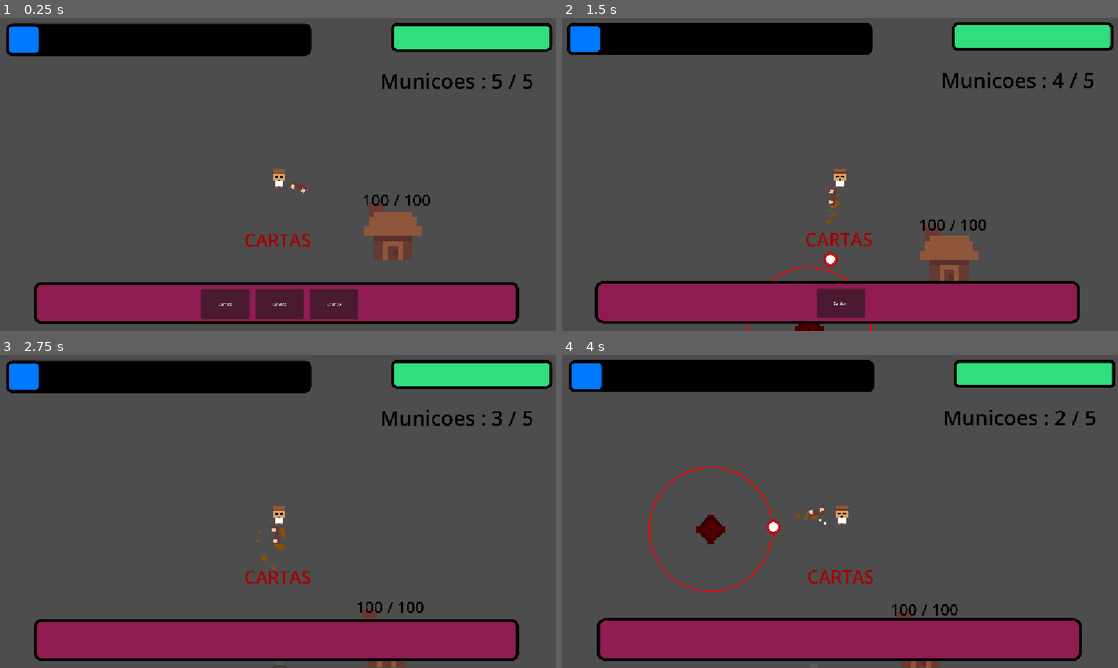
Above: before the commit, frames 1-4 (two rows, left to right).
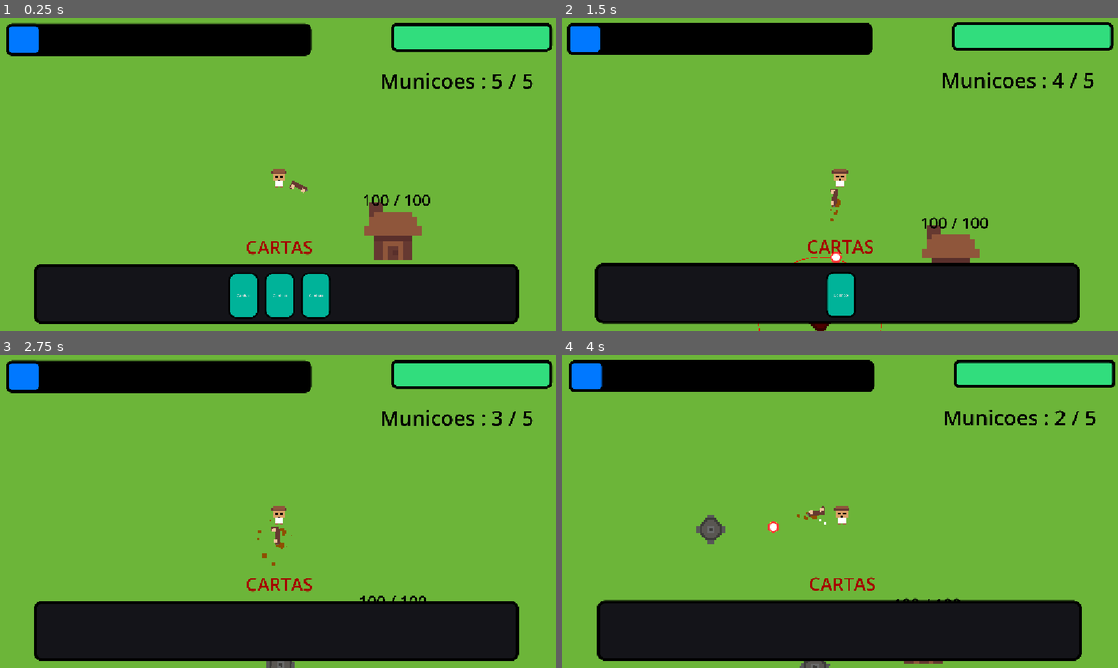
Above: after the commit, the same moments.

Repository: MaAraujooliveira/fusion-project
Game: Godot game, scene res://map/Mapa.tscn
Two runs of this game, one before a commit and one after it. Both use one fixed random seed, a clock stepped at 60 frames per second and the inputs below. The engine's default icon, where the game draws it, is replaced by a stand-in: a white triangle on a blue panel in a dark square.
Inputs (mouse positions are in pixels of both pictures, inside the frame that each line leads up to):
- Up to frame 1 (0.25 s): no input
- Up to frame 2 (1.5 s): click "Canhao" at 0.5 s; click "Canhao" at 1.25 s
- Up to frame 3 (2.75 s): click "Canhao" at 2 s
- Up to frame 4 (4 s): move the mouse to (840, 639) at 2.77 s; tap A (A) at 2.85 s; tap D (D) at 3.05, 3.6 s; move the mouse to (728, 527) at 3.52 s; click (728, 527) at 3.8 s

The runs differ from the first frame. In frame 1, 89% of the frame differs, in the area x 0-100%, y 0-100%; in frame 2, 90%; in frame 3, 90%; in frame 4, 90%.

Commit message:
game_fell

Diff:
--- a/fusionproject/Bala/bala.tscn
+++ b/fusionproject/Bala/bala.tscn
@@ -4,21 +4,21 @@
 [ext_resource type="Texture2D" uid="uid://cs2nf3rabirty" path="res://Bala/Bala.png" id="1_ugrv2"]
 
 [sub_resource type="CircleShape2D" id="CircleShape2D_kdvvt"]
-radius = 32.01562
+radius = 25.019993
 
 [node name="Bala" type="Area2D" unique_id=1562553599]
 script = ExtResource("1_kdvvt")
 
 [node name="Sprite2D" type="Sprite2D" parent="." unique_id=1052165493]
-scale = Vector2(4, 4)
+scale = Vector2(3, 3)
 texture = ExtResource("1_ugrv2")
 
 [node name="CollisionShape2D" type="CollisionShape2D" parent="." unique_id=1409253931]
 shape = SubResource("CircleShape2D_kdvvt")
 
 [node name="PointLight2D" type="PointLight2D" parent="." unique_id=474088018]
-scale = Vector2(4, 4)
-energy = 1.54
+scale = Vector2(3, 3)
+energy = 5.63
 blend_mode = 2
 texture = ExtResource("1_ugrv2")
 
--- a/fusionproject/Base/Base.tscn
+++ b/fusionproject/Base/Base.tscn
@@ -18,9 +18,9 @@
 scale = Vector2(20, 20)
 texture = ExtResource("1_6elwd")
 
-[node name="StaticBody2D" type="StaticBody2D" parent="." unique_id=238222262]
+[node name="StaticBody2D" type="StaticBody2D" parent="." unique_id=238222262 groups=["Base"]]
 
-[node name="Area2D" type="Area2D" parent="StaticBody2D" unique_id=1235499738]
+[node name="Area2D" type="Area2D" parent="StaticBody2D" unique_id=1235499738 groups=["Base"]]
 
 [node name="CollisionShape2D2" type="CollisionShape2D" parent="StaticBody2D/Area2D" unique_id=725855776]
 position = Vector2(-3.0000005, 67)
--- a/fusionproject/Base/base.gd
+++ b/fusionproject/Base/base.gd
@@ -9,7 +9,6 @@
 @export var spawn_time := 2.0
 
 var timer := 0.0
-
 
 func take_damage(amount):
 	hp -= amount
@@ -28,8 +27,11 @@
 func _on_area_2d_body_entered(body: Node2D) -> void:
 	if body.is_in_group("Enemy"):
 		var enemy_stats := body.get_node("EnemyStats") as EnemyStats
+
+		if enemy_stats:
+			take_damage(enemy_stats.damage)
+
 		body.queue_free()
-		take_damage(enemy_stats.damage)
 
 func spawn_coins():
 	for i in range(coin_amount):
@@ -39,3 +41,13 @@
 		var coin = coin_scene.instantiate()
 		get_tree().current_scene.add_child(coin)
 		coin.global_position = global_position + offset
+
+		# 💥 EFEITO BOUNCE
+		coin.scale = Vector2.ZERO
+
+		var tween = create_tween()
+		tween.tween_property(coin, "scale", Vector2(1.3, 1.3), 0.45)\
+			.set_trans(Tween.TRANS_BACK)\
+			.set_ease(Tween.EASE_OUT)
+
+		tween.tween_property(coin, "scale", Vector2(1, 1), 0.5)
--- a/fusionproject/Enemys/movement/EnemyMovement.tscn
+++ b/fusionproject/Enemys/movement/EnemyMovement.tscn
@@ -1,6 +1,6 @@
 [gd_scene format=3 uid="uid://c83kkchjj2s3q"]
 
-[ext_resource type="Script" uid="uid://bspnedj0cmotn" path="res://Enemys/movement/movement.gd" id="1_82hsd"]
+[ext_resource type="Script" uid="uid://bgx2rlllp2wf0" path="res://Enemys/movement/enemy_movement.gd" id="1_82hsd"]
 
 [node name="EnemyMovement" type="Node" unique_id=1551893523]
 script = ExtResource("1_82hsd")
--- /dev/null
+++ b/fusionproject/Enemys/movement/enemy_movement.gd
@@ -0,0 +1 @@
+extends enemyMovement
--- a/fusionproject/Enemys/movement/movement.gd
+++ b/fusionproject/Enemys/movement/movement.gd
@@ -12,13 +12,20 @@
 var target : Node2D
 
 
-func iniciar(b):
+func iniciar(b, multiplier):
 	base = b
+
+	stats.speed *= (1 + multiplier * 0.15)
+	stats.damage *= (1 + multiplier * 0.15)
+	stats.hp *= (1 + multiplier * 0.15)
+
+func _ready() -> void:
 	player = get_tree().get_first_node_in_group("Player")
 
 	# 🔥 escolhe alvo UMA VEZ
 	if randf() < 0.7:
-		target = base
+		if base:
+			target = base
 	else:
 		target = player
 
--- a/fusionproject/Powerups/Cards/Basecard.tscn
+++ b/fusionproject/Powerups/Cards/Basecard.tscn
@@ -2,7 +2,46 @@
 
 [ext_resource type="Script" uid="uid://bjvvj651bcksm" path="res://card.gd" id="1_hvaon"]
 
+[sub_resource type="StyleBoxFlat" id="StyleBoxFlat_hvaon"]
+bg_color = Color(0, 0.7019608, 0.6, 1)
+border_width_left = 7
+border_width_top = 7
+border_width_right = 7
+border_width_bottom = 7
+border_color = Color(0, 0, 0, 1)
+corner_radius_top_left = 32
+corner_radius_top_right = 32
+corner_radius_bottom_right = 32
+corner_radius_bottom_left = 32
+
+[sub_resource type="StyleBoxFlat" id="StyleBoxFlat_wocha"]
+bg_color = Color(0.21568628, 0.2901961, 0.6, 1)
+border_width_left = 7
+border_width_top = 7
+border_width_right = 7
+border_width_bottom = 7
+border_color = Color(0, 0, 0, 1)
+corner_radius_top_left = 32
+corner_radius_top_right = 32
+corner_radius_bottom_right = 32
+corner_radius_bottom_left = 32
+
+[sub_resource type="StyleBoxFlat" id="StyleBoxFlat_pxb0a"]
+bg_color = Color(0, 0.81960785, 0.6, 1)
+border_width_left = 7
+border_width_top = 7
+border_width_right = 7
+border_width_bottom = 7
+border_color = Color(0, 0, 0, 1)
+corner_radius_top_left = 32
+corner_radius_top_right = 32
+corner_radius_bottom_right = 32
+corner_radius_bottom_left = 32
+
 [node name="Card" type="Button" unique_id=474845275]
 offset_right = 91.0
 offset_bottom = 137.0
+theme_override_styles/normal = SubResource("StyleBoxFlat_hvaon")
+theme_override_styles/pressed = SubResource("StyleBoxFlat_wocha")
+theme_override_styles/hover = SubResource("StyleBoxFlat_pxb0a")
 script = ExtResource("1_hvaon")
--- a/fusionproject/Powerups/control.gd
+++ b/fusionproject/Powerups/control.gd
@@ -37,7 +37,7 @@
 	$Label.text = ""
 
 func aplicar_buff(buff):
-	cards.add_to_ui()
+	cards.add_to_ui(true)
 	buff.aplicar(player, player_stats)
 	visible = false
 	get_tree().paused = false
--- a/fusionproject/Tests.tscn
+++ /dev/null
@@ -1,25 +0,0 @@
-[gd_scene format=3 uid="uid://dw8cx41xlqoqs"]
-
-[ext_resource type="Texture2D" uid="uid://ckdclc3uh0jin" path="res://icon.svg" id="1_3y7as"]
-[ext_resource type="PackedScene" uid="uid://ivjq82cpujvb" path="res://player/Player.tscn" id="2_yh4gp"]
-[ext_resource type="PackedScene" uid="uid://cf4w6qciqplv1" path="res://Enemys/Zombie/Zombie.tscn" id="3_yh4gp"]
-[ext_resource type="PackedScene" uid="uid://c1gy802n2pqsr" path="res://Torretas/Canhao/Canhao.tscn" id="4_nxocu"]
-[ext_resource type="PackedScene" uid="uid://cg27w1tv1poxx" path="res://Base/Base.tscn" id="5_4knn7"]
-
-[node name="Node" type="Node" unique_id=1475491321]
-
-[node name="Sprite2D" type="Sprite2D" parent="." unique_id=2125294410]
-position = Vector2(376, 223)
-scale = Vector2(7.984375, 6.140625)
-texture = ExtResource("1_3y7as")
-
-[node name="Player" parent="." unique_id=1938843242 instance=ExtResource("2_yh4gp")]
-position = Vector2(832, 125)
-
-[node name="Zombie" parent="." unique_id=1260457694 instance=ExtResource("3_yh4gp")]
-
-[node name="Canhao" parent="." unique_id=1245487388 instance=ExtResource("4_nxocu")]
-position = Vector2(281, -179)
-
-[node name="Base" parent="." unique_id=1381480154 instance=ExtResource("5_4knn7")]
-position = Vector2(-183, 163)
--- a/fusionproject/Torretas/Canhao/Canhao.tscn
+++ b/fusionproject/Torretas/Canhao/Canhao.tscn
@@ -10,11 +10,11 @@
 [sub_resource type="CircleShape2D" id="CircleShape2D_gcbsp"]
 radius = 125.035995
 
-[node name="Canhao" type="Node2D" unique_id=1245487388 node_paths=PackedStringArray("stats", "distance", "weakpons")]
+[node name="Canhao" type="Node2D" unique_id=1245487388 node_paths=PackedStringArray("stats", "distance", "weapons")]
 script = ExtResource("1_8ybl1")
 stats = NodePath("TurretStats")
 distance = NodePath("GetEnemyDist2")
-weakpons = NodePath("TurretAttack")
+weapons = NodePath("TurretAttack")
 
 [node name="GetEnemyDist2" parent="." unique_id=1757186048 node_paths=PackedStringArray("turret", "turret_stats") instance=ExtResource("1_df650")]
 turret = NodePath("..")
@@ -40,5 +40,9 @@
 [node name="CollisionShape2D" type="CollisionShape2D" parent="Area2D" unique_id=1753751773]
 shape = SubResource("CircleShape2D_gcbsp")
 
+[connection signal="area_entered" from="Area2D" to="." method="_on_area_2d_area_entered"]
+[connection signal="area_exited" from="Area2D" to="." method="_on_area_2d_area_exited"]
+[connection signal="body_entered" from="Area2D" to="." method="_on_area_2d_body_entered"]
+[connection signal="body_exited" from="Area2D" to="." method="_on_area_2d_body_exited"]
 [connection signal="mouse_entered" from="Area2D" to="." method="_on_area_2d_mouse_entered"]
 [connection signal="mouse_exited" from="Area2D" to="." method="_on_area_2d_mouse_exited"]
--- a/fusionproject/Torretas/Canhao/canhao.gd
+++ b/fusionproject/Torretas/Canhao/canhao.gd
@@ -2,33 +2,59 @@
 
 @export var stats : TurretStats
 @export var distance : EnemyFinder
-@export var weakpons : WeakponsTurret
+@export var weapons : WeakponsTurret
+@export var cards : Cards_manager
 
 var on_mouse := false
 var on_spawned := false
+var can_place_here := true
+var areas_dentro := 0
 
 func seguir_mouse():
 	if not on_spawned:
 		global_position = get_global_mouse_position()
-	if Input.is_action_just_pressed("PlaceTower"):
-		global_position = global_position
-		on_spawned = true
+		if areas_dentro == 0:
+			$Sprite2D.modulate = Color(1.0, 1.0, 1.0, 0.502)
+
+		if Input.is_action_just_pressed("PlaceTower") and can_place_here:
+			on_spawned = true
+			$Sprite2D.modulate = Color(1.0, 1.0, 1.0, 1.0)
+
 func _process(delta: float) -> void:
 	seguir_mouse()
-	if not on_spawned:return
+
+	if not on_spawned:
+		return
+
 	var target = distance.find_target()
+
+	# desenhar range quando mouse estiver em cima
 	if on_mouse:
 		queue_redraw()
-	weakpons.timer_arma += delta
-	if weakpons.timer_arma >= weakpons.cooldown:
+
+	# controle de tiro
+	weapons.timer_arma += delta
+	if weapons.timer_arma >= weapons.cooldown:
 		if target:
 			var final_dir = (target.global_position - global_position).normalized()
-			weakpons.atirar(final_dir, 1)
+			weapons.atirar(final_dir, 1)
+			weapons.timer_arma = 0
+
+	# rotacionar pra mirar
 	if target:
 		look_at(target.global_position)
 
+	# deletar torre
 	if Input.is_action_just_pressed("escluirTurret") and on_mouse:
+		cards.add_to_ui(false)
 		queue_free()
+
+
+	# feedback visual de posicionamento
+	if not can_place_here and not on_spawned:
+		$Sprite2D.modulate = Color(1, 0, 0, 0.5)
+	elif not on_spawned:
+		$Sprite2D.modulate = Color(1, 1, 1, 1)
 
 func _draw():
 	if not on_mouse:
@@ -39,16 +65,36 @@
 		stats.range,
 		0,
 		TAU,
-		512,
+		64,
 		Color.RED,
-		5
+		3
 	)
 
 func _on_area_2d_mouse_entered() -> void:
+	if not on_spawned:
+		return
+
 	on_mouse = true
 	$Sprite2D.modulate = Color(0.863, 0.0, 0.0, 1.0)
 
 func _on_area_2d_mouse_exited() -> void:
+	if not on_spawned:
+		return
+
 	on_mouse = false
 	$Sprite2D.modulate = Color(1.0, 1.0, 1.0, 1.0)
 	queue_redraw()
+
+func _on_area_2d_body_entered(body: Node2D) -> void:
+	if body.is_in_group("Base"):
+		$Sprite2D.modulate = Color(0.0, 0.0, 0.0, 0.722)
+		areas_dentro += 1
+		can_place_here = false
+
+
+func _on_area_2d_body_exited(body: Node2D) -> void:
+	if body.is_in_group("Base"):
+		$Sprite2D.modulate = Color(1.0, 1.0, 1.0, 0.502)
+		areas_dentro -= 1
+		if areas_dentro <= 0:
+			can_place_here = true
--- a/fusionproject/card.gd
+++ b/fusionproject/card.gd
@@ -1,12 +1,15 @@
 extends Button
 class_name CardButton
+
+@export var cards : Cards_manager
 
 var build_scene : PackedScene
 var can_use := true
 
-func iniciar(Name, build: PackedScene):
+func iniciar(Name, build: PackedScene,c:Cards_manager):
 	text = Name
 	build_scene = build
+	cards = c
 
 	pressed.connect(_on_pressed)
 
@@ -19,6 +22,7 @@
 func aplicar_build():
 	if build_scene:
 		var build = build_scene.instantiate()
+		build.cards = cards
 		get_tree().current_scene.add_child(build)
 
 	queue_free()
--- a/fusionproject/map/Mapa.tscn
+++ b/fusionproject/map/Mapa.tscn
@@ -4,14 +4,72 @@
 [ext_resource type="PackedScene" uid="uid://cg27w1tv1poxx" path="res://Base/Base.tscn" id="2_e6yns"]
 [ext_resource type="PackedScene" uid="uid://cf4w6qciqplv1" path="res://Enemys/Zombie/Zombie.tscn" id="2_r70gt"]
 [ext_resource type="PackedScene" uid="uid://ivjq82cpujvb" path="res://player/Player.tscn" id="4_r70gt"]
+[ext_resource type="Texture2D" uid="uid://ckdclc3uh0jin" path="res://icon.svg" id="5_6gih8"]
+[ext_resource type="Texture2D" uid="uid://bxghif8olbwrq" path="res://map/Grama.png" id="6_don1c"]
+
+[sub_resource type="RectangleShape2D" id="RectangleShape2D_don1c"]
+size = Vector2(4675, 31991)
+
+[sub_resource type="RectangleShape2D" id="RectangleShape2D_2vbhl"]
+size = Vector2(44475.5, 3673)
 
 [node name="Mapa" type="Node" unique_id=230410568 node_paths=PackedStringArray("player")]
 script = ExtResource("1_tmbt0")
 enemy_scene = ExtResource("2_r70gt")
 player = NodePath("Player")
-spawn_cooldown = 1.0
+spawn_cooldown = 2.5
+spawn_radius = 1000.0
+min_spawn_radius = 750.0
 
 [node name="Base" parent="." unique_id=1381480154 instance=ExtResource("2_e6yns")]
 position = Vector2(477, 194)
 
 [node name="Player" parent="." unique_id=1938843242 instance=ExtResource("4_r70gt")]
+
+[node name="Parede" type="StaticBody2D" parent="." unique_id=1768837275]
+
+[node name="CollisionShape2D" type="CollisionShape2D" parent="Parede" unique_id=1518671449]
+position = Vector2(-20401, 113.5)
+shape = SubResource("RectangleShape2D_don1c")
+
+[node name="CollisionShape2D2" type="CollisionShape2D" parent="Parede" unique_id=239222709]
+position = Vector2(19528, 61)
+shape = SubResource("RectangleShape2D_don1c")
+
+[node name="CollisionShape2D3" type="CollisionShape2D" parent="Parede" unique_id=1669017843]
+position = Vector2(56, -14137)
+shape = SubResource("RectangleShape2D_2vbhl")
+
+[node name="CollisionShape2D4" type="CollisionShape2D" parent="Parede" unique_id=258171495]
+position = Vector2(0, 14436)
+shape = SubResource("RectangleShape2D_2vbhl")
+
+[node name="Sprite2D" type="Sprite2D" parent="Parede" unique_id=1896036404]
+modulate = Color(0, 0, 0, 1)
+position = Vector2(-26626, -883.001)
+scale = Vector2(133.47266, 460.27344)
+texture = ExtResource("5_6gih8")
+
+[node name="Sprite2D2" type="Sprite2D" parent="Parede" unique_id=375195221]
+modulate = Color(0, 0, 0, 1)
+position = Vector2(25470, -243.00003)
+scale = Vector2(133.47266, 460.27344)
+texture = ExtResource("5_6gih8")
+
+[node name="Sprite2D3" type="Sprite2D" parent="Parede" unique_id=1360259767]
+modulate = Color(0, 0, 0, 1)
+position = Vector2(681.50195, 20488.25)
+scale = Vector2(532.6954, 124.34765)
+texture = ExtResource("5_6gih8")
+
+[node name="Sprite2D4" type="Sprite2D" parent="Parede" unique_id=1705354468]
+modulate = Color(0, 0, 0, 1)
+position = Vector2(-140, -20237.125)
+scale = Vector2(532.6954, 123.58008)
+texture = ExtResource("5_6gih8")
+
+[node name="Sprite2D5" type="Sprite2D" parent="Parede" unique_id=734024772]
+z_index = -4
+position = Vector2(-611.2505, 68.24951)
+scale = Vector2(2198.9065, 1565.2813)
+texture = ExtResource("6_don1c")
--- a/fusionproject/map/mapa.gd
+++ b/fusionproject/map/mapa.gd
@@ -3,15 +3,14 @@
 @export var enemy_scene : PackedScene
 @export var player : CharacterBody2D
 
-# ⏱️ TEMPO
 var spawn_timer := 0.0
-@export var spawn_cooldown := 2.0
+@export var spawn_cooldown := 1.0
 
-# 📍 SPAWN
 @export var spawn_radius := 2000.0
 @export var min_spawn_radius := 1500.0
 @export var spawn_qtd := 1
 
+var multiplier := 1
 
 func _process(delta):
 	if player == null:
--- a/fusionproject/player/Player.tscn
+++ b/fusionproject/player/Player.tscn
@@ -43,7 +43,7 @@
 corner_radius_bottom_left = 22
 
 [sub_resource type="StyleBoxFlat" id="StyleBoxFlat_5qrx2"]
-bg_color = Color(0.5615118, 0.10902942, 0.3254505, 1)
+bg_color = Color(0, 0.10980392, 0.3254902, 1)
 border_width_left = 12
 border_width_top = 12
 border_width_right = 12
@@ -79,6 +79,7 @@
 corner_radius_bottom_left = 25
 
 [node name="Player" type="CharacterBody2D" unique_id=1938843242 node_paths=PackedStringArray("camera", "buff", "weakpons", "stats", "cards") groups=["Player"]]
+z_index = 3
 script = ExtResource("1_3c3w1")
 camera = NodePath("Camera2D")
 buff = NodePath("Control")
@@ -186,29 +187,31 @@
 [node name="GraphFrame" type="GraphFrame" parent="." unique_id=1218481767]
 z_index = 3
 offset_left = -1011.0
-offset_top = 405.0
+offset_top = 331.0
 offset_right = 998.0
 offset_bottom = 620.0
 theme_override_styles/panel = SubResource("StyleBoxFlat_5qrx2")
 
-[node name="cardsManager" type="HBoxContainer" parent="." unique_id=838978963 node_paths=PackedStringArray("stats")]
+[node name="cardsManager" type="HBoxContainer" parent="." unique_id=838978963 node_paths=PackedStringArray("stats", "frame")]
 z_index = 3
 offset_left = -936.0
-offset_top = 475.0
+offset_top = 406.0
 offset_right = 951.0
 offset_bottom = 597.0
 theme_override_constants/separation = 25
 alignment = 1
 script = ExtResource("10_ndjxb")
+size_x = 125
 cards_ui_scene = ExtResource("11_5qrx2")
 stats = NodePath("../PlayerStats")
+frame = NodePath("../GraphFrame")
 
 [node name="Label2" type="Label" parent="." unique_id=1486301069]
 z_index = 3
-offset_left = -259.0
-offset_top = 219.0
-offset_right = 257.0
-offset_bottom = 322.0
+offset_left = -252.0
+offset_top = 249.0
+offset_right = 264.0
+offset_bottom = 352.0
 theme_override_colors/font_color = Color(0.64705884, 0, 0, 1)
 theme_override_font_sizes/font_size = 75
 text = "CARTAS"
--- a/fusionproject/player/cards_manager.gd
+++ b/fusionproject/player/cards_manager.gd
@@ -4,35 +4,57 @@
 @export var size_x := 200
 @export var cards_ui_scene : PackedScene
 @export var stats : PlayerStats
+@export var frame : GraphFrame
 
 var using_card := false
 var cards_dic = CardsDictionary.cards
+var cards := 0
 var max_cards := 7
 
-# 🎯 Pega cartas aleatórias
-func pick_random_cards() -> Array:
+
+func _ready() -> void:
+	var style = frame.get_theme_stylebox("panel")
+
+	if style is StyleBoxFlat:
+		style.bg_color = Color(0.08, 0.08, 0.1) # sua cor nova
+
+func pick_random_cards(chose_stats:bool):
+	if cards >= max_cards:
+		return []
+
 	var picked_cards := []
-	var qtd = min(stats.picked_qtd, max_cards)
+	var qtd
+	if chose_stats:
+		qtd = min(stats.picked_qtd, max_cards - cards)
+	else:
+		qtd = 1
 
 	for i in range(qtd):
 		var key = cards_dic.keys().pick_random()
 		var card = cards_dic[key]
+
 		picked_cards.append(card)
+		cards += 1
 
 	return picked_cards
 
 # 🎯 Cria as cartas na tela
-func add_to_ui():
-	var picked = pick_random_cards()
+func add_to_ui(chose_based_by_stats:bool):
+	if cards >= max_cards:
+		return
+
+	var picked = pick_random_cards(chose_based_by_stats)
+
+	if picked.is_empty():
+		return
+
 	using_card = true
 
 	for card in picked:
 		var card_ui = cards_ui_scene.instantiate() as CardButton
+		card_ui.custom_minimum_size = Vector2(size_x, 100)
+		card_ui.iniciar(card["Name"], card["Build"],self)
 
-		card_ui.custom_minimum_size = Vector2(size_x, 100)
-		card_ui.iniciar(card["Name"], card["Build"])
-
-		# conecta o clique
 		card_ui.pressed.connect(_on_card_pressed)
 
 		add_child(card_ui)
@@ -42,9 +64,7 @@
 	if not using_card:
 		return
 
+	if cards > 0:
+		cards -= 1
+
 	using_card = false
-
-	# 🚫 bloqueia TODAS as cartas
-	for child in get_children():
-		if child is CardButton:
-			child.disabled = false
--- a/fusionproject/player/player.gd
+++ b/fusionproject/player/player.gd
@@ -7,13 +7,14 @@
 @export var cards : Cards_manager
 
 var recoil_velocity := Vector2.ZERO
+var inf := false
 
 func _ready() -> void:
 	$Label.text = "Municoes : " + str(weakpons.municoes_ativas) + " / " + str(weakpons.max_municoes)
 	$ProgressBar.max_value = stats.max_hp
 	$ProgressBar.value = stats.hp
 
-	cards.add_to_ui()
+	cards.add_to_ui(true)
 
 
 func _physics_process(delta: float) -> void:
@@ -61,13 +62,41 @@
 
 	if Input.is_action_just_pressed("Recaregar") and weakpons.municoes_ativas < weakpons.max_municoes:
 		set_physics_process(false)
+
+		var spriteP = $Sprite2D
+		var sprite = $Sprite2D2
+
+		var original_scale = sprite.scale
+		var original_scale2 = spriteP.scale
+
+		var tween = get_tree().create_tween()
+
+		# 💥 crescer juntos
+		tween.parallel().tween_property(sprite, "scale", original_scale * 1.2, 0.5)\
+			.set_trans(Tween.TRANS_BACK)\
+			.set_ease(Tween.EASE_OUT)
+
+		tween.parallel().tween_property(spriteP, "scale", original_scale2 * 1.2, 0.2)\
+			.set_trans(Tween.TRANS_BACK)\
+			.set_ease(Tween.EASE_OUT)
+
+		# 💥 voltar juntos
+		tween.tween_property(sprite, "scale", original_scale, 0.15)
+		tween.parallel().tween_property(spriteP, "scale", original_scale2, 0.15)
+
 		weakpons.recaregar()
+
 		await get_tree().create_timer(0.5).timeout
+
 		set_physics_process(true)
 
 
 func _on_area_2d_body_entered(body: Node2D) -> void:
-	if body.is_in_group("Enemy"):
+	if body.is_in_group("Enemy") and not inf:
 		var enemy_stats := body.get_node("EnemyStats") as EnemyStats
+		inf = true
 		enemy_stats.take_damage(stats.damage)
 		stats.take_damage(enemy_stats.damage)
+
+		await get_tree().create_timer(0.5).timeout
+		inf = false
Binary file changed: fusionproject/Enemys/Zombie/zombie.png
Not shown, added: fusionproject/Enemys/movement/enemy_movement.gd.uid
Binary file added: fusionproject/map/Grama.png
Not shown, added: fusionproject/map/Grama.png.import
